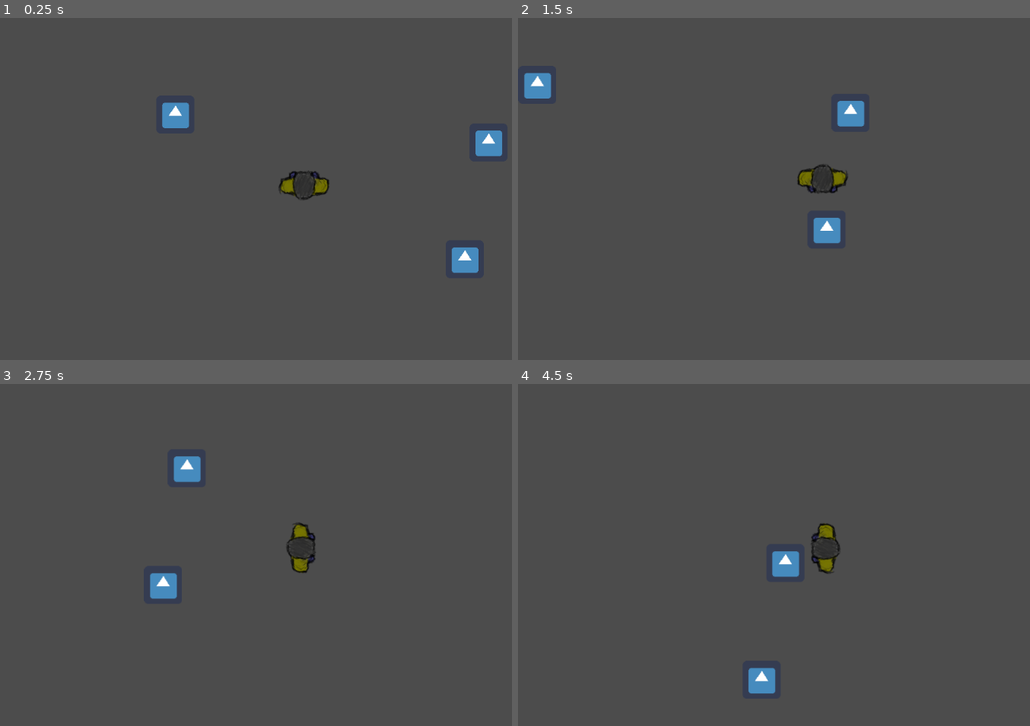
Above: before the commit, frames 1-4 (two rows, left to right).
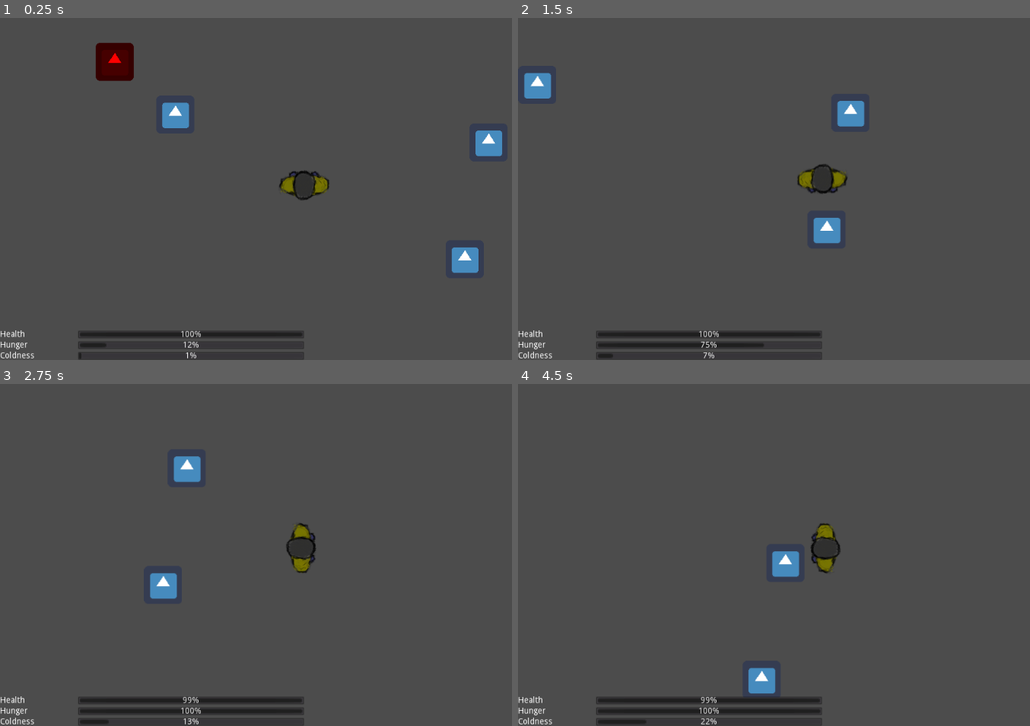
Above: after the commit, the same moments.

Repository: MilanVasko/ludum-dare-50
Game: Godot game, scene res://ingame/ingame.tscn
Same seed, same stepped clock (60 frames per second), same inputs: the game is played once before the commit and once after it. The engine's default icon, where the game draws it, is replaced by a stand-in: a white triangle on a blue panel in a dark square.
Inputs:
- Up to frame 1 (0.25 s): no input
- Up to frame 2 (1.5 s): tap Enter at 0.5 s; hold D (right) 0.53-1.28 s; hold Shift (run) 0.53-1.28 s; hold S (down) from 1.28 s (still down); tap Shift (run) at 1.35 s
- Up to frame 3 (2.75 s): release S (down) at 2.03 s; hold D (right) from 2.03 s (still down); hold Shift (run) from 2.03 s (still down)
- Up to frame 4 (4.5 s): release D (right) at 2.78 s; release Shift (run) at 2.78 s; hold W (up) 2.78-3.53 s; tap Shift (run) at 2.85, 4.35 s; hold Shift (run) 3.53-4.28 s; hold A (left) from 3.53 s (still down); tap Space at 4.25 s

The runs differ from the first frame. In frame 1, 2.3% of the frame differs, in the area x 0-65%, y 7-100%; in frame 2, 1.9%; in frame 3, 2.1%; in frame 4, 2.2%.

Commit message:
Basics of the hunger and coldness system

Diff:
--- /dev/null
+++ b/fire/fire.gd
@@ -0,0 +1,12 @@
+extends Area2D
+
+export(float) var damage := 0.3
+
+func _on_body_entered(body: PhysicsBody2D) -> void:
+	if body.has_method("_on_fire_entered"):
+		body.on_fire_entered(damage)
+
+
+func _on_body_exited(body: PhysicsBody2D) -> void:
+	if body.has_method("_on_fire_exited"):
+		body.on_fire_exited(damage)
--- /dev/null
+++ b/fire/fire.tscn
@@ -0,0 +1,20 @@
+[gd_scene load_steps=4 format=2]
+
+[ext_resource path="res://icon.png" type="Texture" id=1]
+[ext_resource path="res://fire/fire.gd" type="Script" id=2]
+
+[sub_resource type="CircleShape2D" id=1]
+radius = 97.9847
+
+[node name="Fire" type="Area2D"]
+script = ExtResource( 2 )
+
+[node name="Sprite" type="Sprite" parent="."]
+modulate = Color( 1, 0, 0, 1 )
+texture = ExtResource( 1 )
+
+[node name="CollisionShape2D" type="CollisionShape2D" parent="."]
+shape = SubResource( 1 )
+
+[connection signal="body_entered" from="." to="." method="_on_body_entered"]
+[connection signal="body_exited" from="." to="." method="_on_body_exited"]
--- a/ingame/ingame.tscn
+++ b/ingame/ingame.tscn
@@ -1,18 +1,26 @@
-[gd_scene load_steps=3 format=2]
+[gd_scene load_steps=5 format=2]
 
-[ext_resource path="res://obstacle/obstacle.tscn" type="PackedScene" id=1]
+[ext_resource path="res://fire/fire.tscn" type="PackedScene" id=1]
 [ext_resource path="res://player/player.tscn" type="PackedScene" id=2]
+[ext_resource path="res://ingame_gui/ingame_gui.tscn" type="PackedScene" id=3]
+[ext_resource path="res://obstacle/obstacle.tscn" type="PackedScene" id=4]
 
 [node name="Ingame" type="Node2D"]
+
+[node name="CanvasLayer" type="CanvasLayer" parent="."]
+
+[node name="GUI" parent="CanvasLayer" instance=ExtResource( 3 )]
 
 [node name="Player" parent="." instance=ExtResource( 2 )]
 position = Vector2( 319, 203 )
 
-[node name="Obstacle" parent="." instance=ExtResource( 1 )]
+[node name="Obstacle" parent="." instance=ExtResource( 4 )]
 position = Vector2( 102, 89 )
 
-[node name="Obstacle2" parent="." instance=ExtResource( 1 )]
+[node name="Obstacle2" parent="." instance=ExtResource( 4 )]
 position = Vector2( 589, 333 )
 
-[node name="Obstacle3" parent="." instance=ExtResource( 1 )]
+[node name="Obstacle3" parent="." instance=ExtResource( 4 )]
 position = Vector2( 629, 136 )
+
+[node name="Fire" parent="." instance=ExtResource( 1 )]
--- /dev/null
+++ b/ingame_gui/ingame_gui.gd
@@ -0,0 +1,14 @@
+extends Control
+
+onready var health_bar := $Stats/Health/ProgressBar
+onready var hunger_bar := $Stats/Hunger/ProgressBar
+onready var coldness_bar := $Stats/Coldness/ProgressBar
+
+func _on_health_changed(new_health: float) -> void:
+	health_bar.value = new_health * health_bar.max_value
+
+func _on_hunger_changed(new_hunger: float) -> void:
+	hunger_bar.value = new_hunger * hunger_bar.max_value
+
+func _on_coldness_changed(new_coldness: float) -> void:
+	coldness_bar.value = new_coldness * coldness_bar.max_value
--- /dev/null
+++ b/ingame_gui/ingame_gui.tscn
@@ -0,0 +1,82 @@
+[gd_scene load_steps=2 format=2]
+
+[ext_resource path="res://ingame_gui/ingame_gui.gd" type="Script" id=1]
+
+[node name="GUI" type="Control" groups=["coldness_subscriber", "health_subscriber", "hunger_subscriber"]]
+anchor_right = 1.0
+anchor_bottom = 1.0
+script = ExtResource( 1 )
+
+[node name="Stats" type="VBoxContainer" parent="."]
+anchor_top = 1.0
+anchor_right = 0.5
+anchor_bottom = 1.0
+margin_top = -50.0
+
+[node name="Health" type="HBoxContainer" parent="Stats"]
+margin_right = 512.0
+margin_bottom = 14.0
+size_flags_horizontal = 3
+size_flags_vertical = 3
+
+[node name="Label" type="Label" parent="Stats/Health"]
+margin_right = 127.0
+margin_bottom = 14.0
+size_flags_horizontal = 3
+size_flags_vertical = 3
+text = "Health"
+valign = 1
+
+[node name="ProgressBar" type="ProgressBar" parent="Stats/Health"]
+margin_left = 131.0
+margin_right = 512.0
+margin_bottom = 14.0
+size_flags_horizontal = 3
+size_flags_vertical = 3
+size_flags_stretch_ratio = 3.0
+
+[node name="Hunger" type="HBoxContainer" parent="Stats"]
+margin_top = 18.0
+margin_right = 512.0
+margin_bottom = 32.0
+size_flags_horizontal = 3
+size_flags_vertical = 3
+
+[node name="Label" type="Label" parent="Stats/Hunger"]
+margin_right = 127.0
+margin_bottom = 14.0
+size_flags_horizontal = 3
+size_flags_vertical = 3
+text = "Hunger"
+valign = 1
+
+[node name="ProgressBar" type="ProgressBar" parent="Stats/Hunger"]
+margin_left = 131.0
+margin_right = 512.0
+margin_bottom = 14.0
+size_flags_horizontal = 3
+size_flags_vertical = 3
+size_flags_stretch_ratio = 3.0
+
+[node name="Coldness" type="HBoxContainer" parent="Stats"]
+margin_top = 36.0
+margin_right = 512.0
+margin_bottom = 50.0
+size_flags_horizontal = 3
+size_flags_vertical = 3
+
+[node name="Label" type="Label" parent="Stats/Coldness"]
+margin_right = 127.0
+margin_bottom = 14.0
+size_flags_horizontal = 3
+size_flags_vertical = 3
+text = "Coldness"
+valign = 1
+
+[node name="ProgressBar" type="ProgressBar" parent="Stats/Coldness"]
+margin_left = 131.0
+margin_right = 512.0
+margin_bottom = 14.0
+size_flags_horizontal = 3
+size_flags_vertical = 3
+size_flags_stretch_ratio = 3.0
--- a/player/player.gd
+++ b/player/player.gd
@@ -1,7 +1,45 @@
 extends KinematicBody2D
 
-const WALKING_SPEED = 200.0
-const RUNNING_SPEED = 350.0
+const WALKING_SPEED := 200.0
+const RUNNING_SPEED := 350.0
+const COLDNESS_FILL_PER_SECOND := 0.05
+const COLDNESS_HEALTH_DECAY_PER_SECOND := 0.001
+const HUNGER_FILL_PER_SECOND := 0.5
+const HUNGER_HEALTH_DECAY_PER_SECOND := 0.001
+
+var health := 1.0
+var coldness := 0.0
+var hunger := 0.0
+
+func _ready():
+	get_tree().call_group("health_subscriber", "_on_health_changed", health)
+	get_tree().call_group("hunger_subscriber", "_on_hunger_changed", hunger)
+	get_tree().call_group("coldness_subscriber", "_on_coldness_changed", coldness)
+
+func _process(delta: float) -> void:
+	update_health(delta)
+	update_hunger(delta)
+	update_coldness(delta)
+
+func update_health(delta: float) -> void:
+	var health_decay := 0.0
+	if coldness >= 1.0:
+		health_decay += COLDNESS_HEALTH_DECAY_PER_SECOND * delta
+	if hunger >= 1.0:
+		health_decay += HUNGER_HEALTH_DECAY_PER_SECOND * delta
+	if health_decay > 0.0:
+		health -= health_decay
+		get_tree().call_group("health_subscriber", "_on_health_changed", health)
+
+func update_hunger(delta: float) -> void:
+	if hunger < 1.0:
+		hunger += HUNGER_FILL_PER_SECOND * delta
+		get_tree().call_group("hunger_subscriber", "_on_hunger_changed", hunger)
+
+func update_coldness(delta: float) -> void:
+	if coldness < 1.0:
+		coldness += COLDNESS_FILL_PER_SECOND * delta
+		get_tree().call_group("coldness_subscriber", "_on_coldness_changed", coldness)
 
 func _physics_process(delta: float) -> void:
 	var direction := Vector2(
@@ -14,7 +52,7 @@
 	move_and_slide(direction * speed)
 	if direction != Vector2.ZERO:
 		var new_rotation = rotation_towards(direction)
-		rotation = lerp_angle(rotation, new_rotation, 0.5)
+		rotation = lerp_angle(rotation, new_rotation, delta * 20)
 
 func rotation_towards(direction: Vector2) -> float:
 	return -direction.angle_to(Vector2.UP)
--- a/player/player.tscn
+++ b/player/player.tscn
@@ -1,7 +1,16 @@
-[gd_scene load_steps=4 format=2]
+[gd_scene load_steps=6 format=2]
 
 [ext_resource path="res://player/player.png" type="Texture" id=1]
 [ext_resource path="res://player/player.gd" type="Script" id=2]
+[ext_resource path="res://player/player_still2.png" type="Texture" id=3]
+
+[sub_resource type="SpriteFrames" id=2]
+animations = [ {
+"frames": [ ExtResource( 1 ), ExtResource( 3 ) ],
+"loop": true,
+"name": "default",
+"speed": 5.0
+} ]
 
 [sub_resource type="CircleShape2D" id=1]
 radius = 30.1496
@@ -12,8 +21,10 @@
 [node name="Camera2D" type="Camera2D" parent="."]
 current = true
 
-[node name="Sprite" type="Sprite" parent="."]
-texture = ExtResource( 1 )
+[node name="Sprite" type="AnimatedSprite" parent="."]
+frames = SubResource( 2 )
+frame = 1
+speed_scale = 0.313
 
 [node name="CollisionShape2D" type="CollisionShape2D" parent="."]
 shape = SubResource( 1 )
Binary file added: player/player_still2.png
Not shown, added: player/player_still2.png.import
Not shown, changed: player/player.kra
Not shown, added: player/player_still.kra
Not shown, added: player/player_still2.kra
